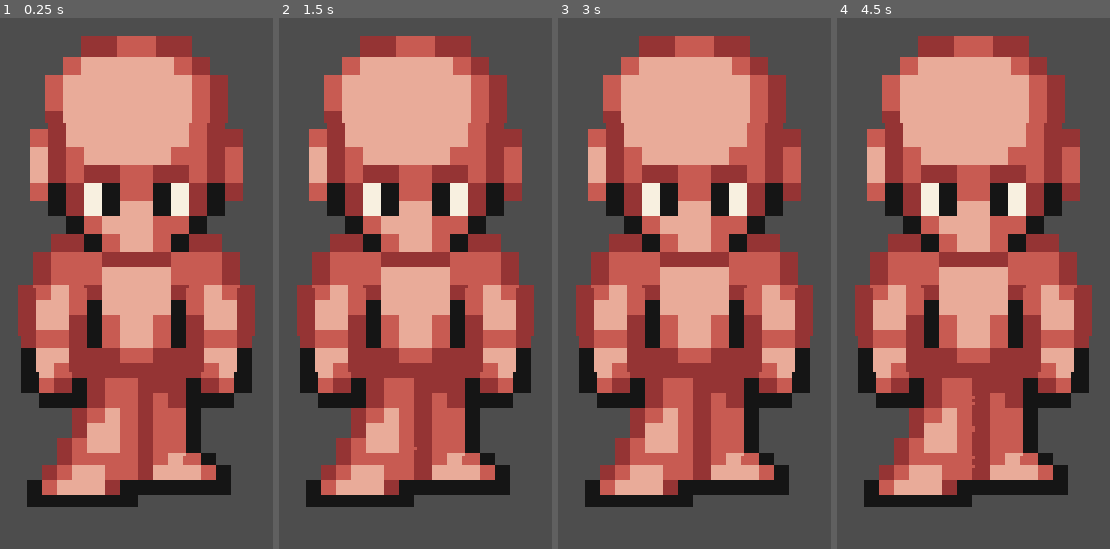
Above: before the commit, frames 1-4 (left to right).
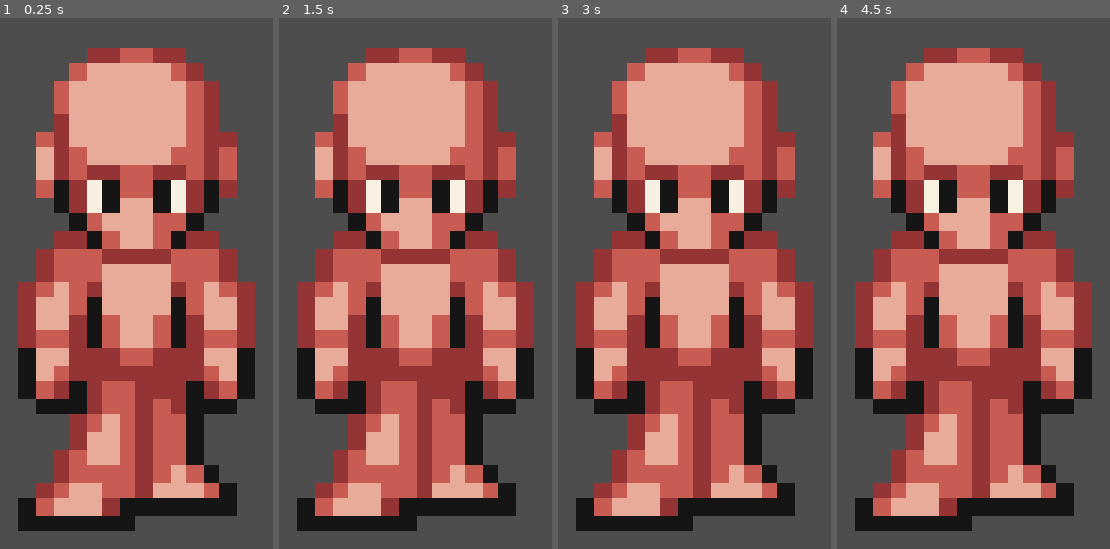
Above: after the commit, the same moments.

Repository: saltchicken/quest-godot
Game: Godot game, scene res://player.tscn
Two runs of this game, one before a commit and one after it. Both use one fixed random seed, a clock stepped at 60 frames per second and the inputs below. This scene is started directly instead of the project's main scene.
Inputs (mouse positions are in pixels of both pictures, inside the frame that each line leads up to):
- Up to frame 1 (0.25 s): no input
- Up to frame 2 (1.5 s): tap Enter at 0.5 s; move the mouse to (outside the picture) at 0.52 s; hold D (right) 0.53-1.28 s; click (outside the picture) at 0.6 s; tap Space (jump) at 0.77, 1.25 s; move the mouse to (outside the picture) at 1.27 s; hold S (down) from 1.28 s (still down); tap Shift (run) at 1.35 s
- Up to frame 3 (3 s): tap Space (jump) at 1.52, 2.75 s; tap Enter at 2 s; move the mouse to (outside the picture) at 2.02 s; release S (down) at 2.03 s; hold D (right) 2.03-2.78 s; click (outside the picture) at 2.1 s; move the mouse to (574, 543) at 2.77 s; hold W (up) from 2.78 s (still down); tap Shift (run) at 2.85 s
- Up to frame 4 (4.5 s): tap Space (jump) at 3.02, 3.77, 4.25 s; tap Enter at 3.5 s; move the mouse to (outside the picture) at 3.52 s; release W (up) at 3.53 s; hold A (left) from 3.53 s (still down); click (outside the picture) at 3.6 s; move the mouse to (outside the picture) at 4.27 s; tap Shift (run) at 4.35 s

The runs differ from the first frame. In frame 1, 18% of the frame differs, in the area x 6-94%, y 3-97%; in frame 2, 18%; in frame 3, 18%; in frame 4, 18%.

Commit message:
Player facing direction seems to work

Diff:
--- a/player.gd
+++ b/player.gd
@@ -60,6 +60,21 @@
 	else:
 		return "right"
 
+func facing_direction_vector_to_ordinal2(direction_vector, player_forward=Vector3.ZERO):
+	var forward = Vector3(0, 0, -1)
+	if player_forward.length() > 0.1:
+		forward = player_forward
+	# var player_forward = -global_transform.basis.z.normalized()
+	var angle_rad = forward.signed_angle_to(direction_vector, Vector3.UP)
+
+	if angle_rad >= -PI / 4 and angle_rad < PI / 4:
+		return "down"
+	elif angle_rad >= PI / 4 and angle_rad < 3 * PI / 4:
+		return "left"
+	elif angle_rad >= 3 * PI / 4 or angle_rad < -3 * PI / 4:
+		return "up"
+	else:
+		return "right"
 
 
 	# if angle_deg >= -45 and angle_deg <= 45:
@@ -87,10 +102,8 @@
 
 func _physics_process_peer_client(_delta):
 	var player_forward = -global_transform.basis.z.normalized()
-	%PeerLookDir.text = "Input: " + str(%InputComponent.look_direction)
+	# %PeerLookDir.text = "Input: " + str(%InputComponent.look_direction)
 	%PeerState.text = "State: " + str(%StateMachine.current_state)
-	var animation_direction = facing_direction_vector_to_ordinal(%InputComponent.look_direction, player_forward)
-	%StateMachine.current_state.animation.play(%StateMachine.current_state.name + "_" + animation_direction)
 
 
 	var authority_player = _find_authority_player()
@@ -101,17 +114,29 @@
 
 		var auth_camera = authority_player.get_node_or_null("CameraPivot/Camera3D")
 		if auth_camera:
-			pass
-
-
-
-		# Calculate angle in radians
-		var forward = -global_transform.basis.z
-		forward.y = 0
-		forward = forward.normalized()
-
-		var angle_rad = forward.signed_angle_to(to_authority.normalized(), Vector3.UP)
-		var angle_deg = rad_to_deg(angle_rad)
+			# var to_target_global = global_transform.origin - auth_camera.global_transform.origin
+			# var to_target_local_to_pov = auth_camera.global_transform.basis.inverse() * to_target_global
+
+			var to_auth_camera_global = auth_camera.global_transform.origin - global_transform.origin
+			var to_pov_local_to_target = global_transform.basis.inverse() * to_auth_camera_global
+			print(to_pov_local_to_target)
+			%PeerLookDir.text = "Input: " + str(to_pov_local_to_target)
+
+			var animation_direction = facing_direction_vector_to_ordinal2(to_pov_local_to_target, Vector3(%InputComponent.look_direction.x, 0, %InputComponent.look_direction.z))
+			%StateMachine.current_state.animation.play(%StateMachine.current_state.name + "_" + animation_direction)
+
+
+
+
+
+
+		# # Calculate angle in radians
+		# var forward = -global_transform.basis.z
+		# forward.y = 0
+		# forward = forward.normalized()
+		#
+		# var angle_rad = forward.signed_angle_to(to_authority.normalized(), Vector3.UP)
+		# var angle_deg = rad_to_deg(angle_rad)
 
 
 
--- a/player.tscn
+++ b/player.tscn
@@ -653,6 +653,7 @@
 shape = SubResource("CapsuleShape3D_i3pqv")
 
 [node name="AnimatedSprite3D" type="AnimatedSprite3D" parent="."]
+billboard = 1
 texture_filter = 0
 sprite_frames = SubResource("SpriteFrames_sweqy")
 animation = &"idle_down"
